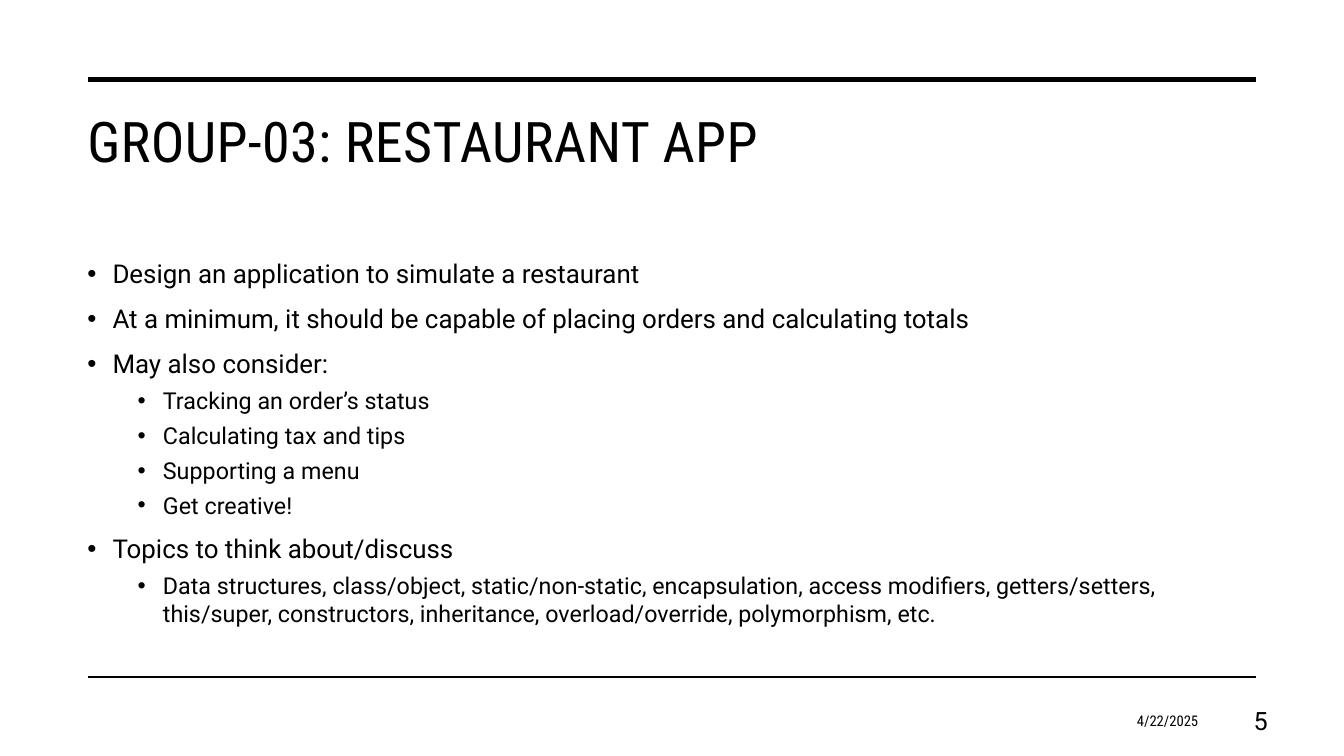
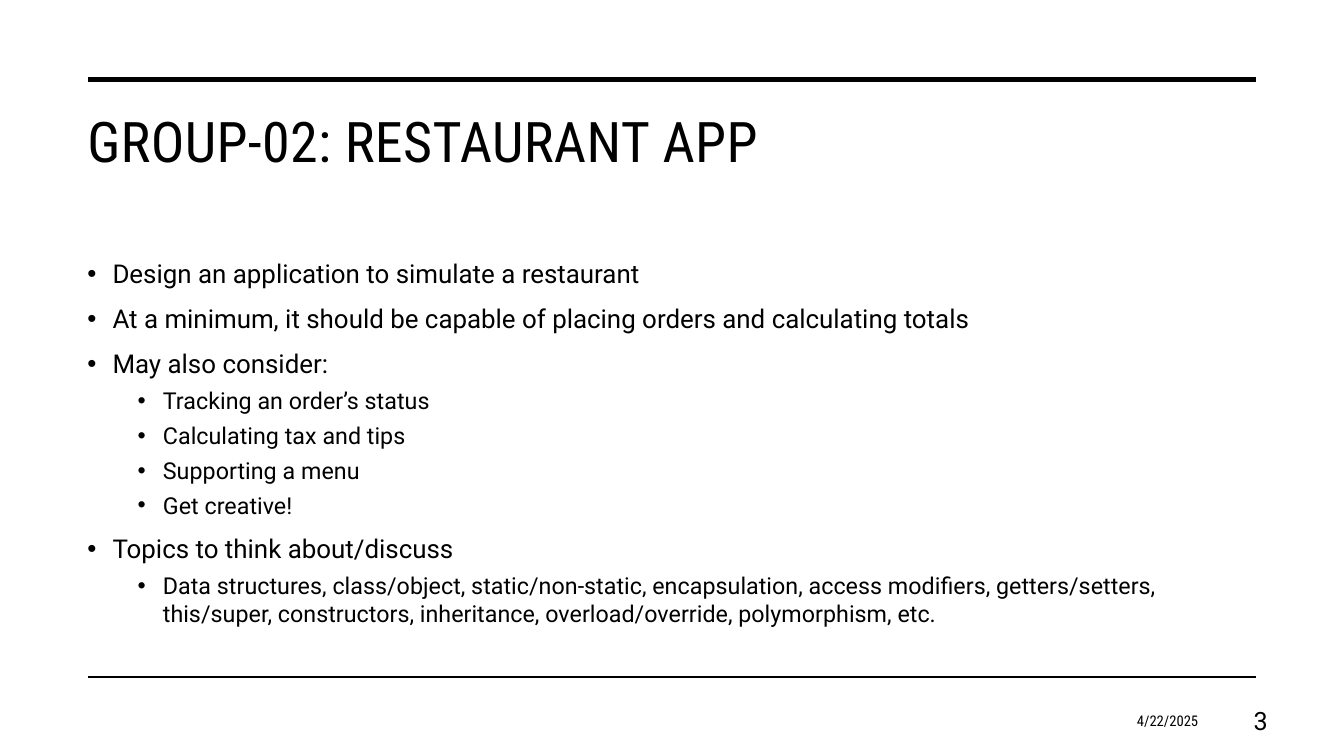
Before and after one commit to anderson79/cs1180-02_sp25, a slide deck: slide 3 of Week14/OOPextraCredit.pptx (slide 5 before the commit). Drawn at 1344x756 pixels with LibreOffice and Linux fonts; fonts in the diff are those of the drawing. Boxes give left, top, right and bottom in pixels: in the first picture for what was removed or moved away, otherwise in the second. Text is boxed around its words. In the diff, an @@ line names an element or a change of style, - is before the commit and + after.

Commit message:
updated groups

```diff
--- a/Week14/OOPextraCredit.pptx
+++ b/Week14/OOPextraCredit.pptx
@@ title at (x1=87, y1=121, x2=758, y2=163): text changed @@
-GROUP-03: RESTAURANT APP
+GROUP-02: RESTAURANT APP
@@ page number at (x1=1254, y1=712, x2=1268, y2=731): text changed @@
-5
+3
```
Also in this commit, not shown: 4 other slides changed, 1 slide removed.
